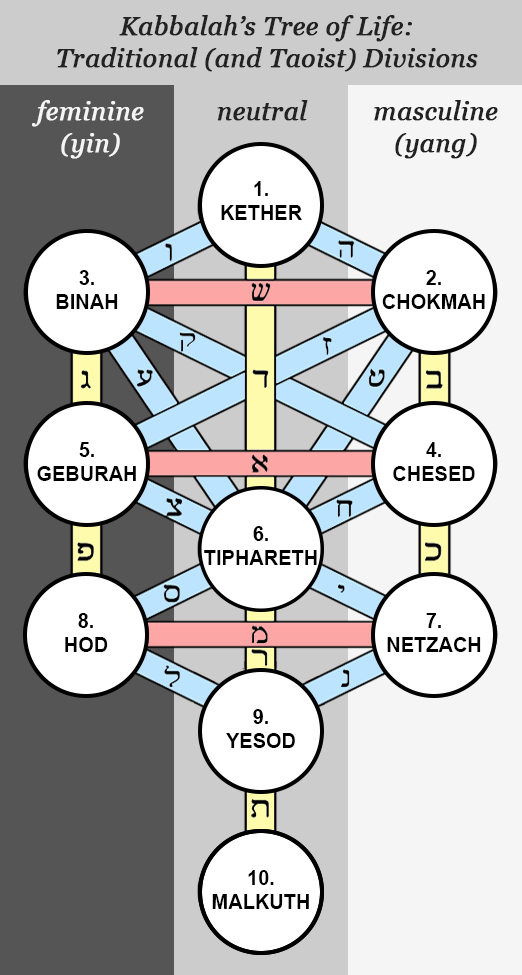
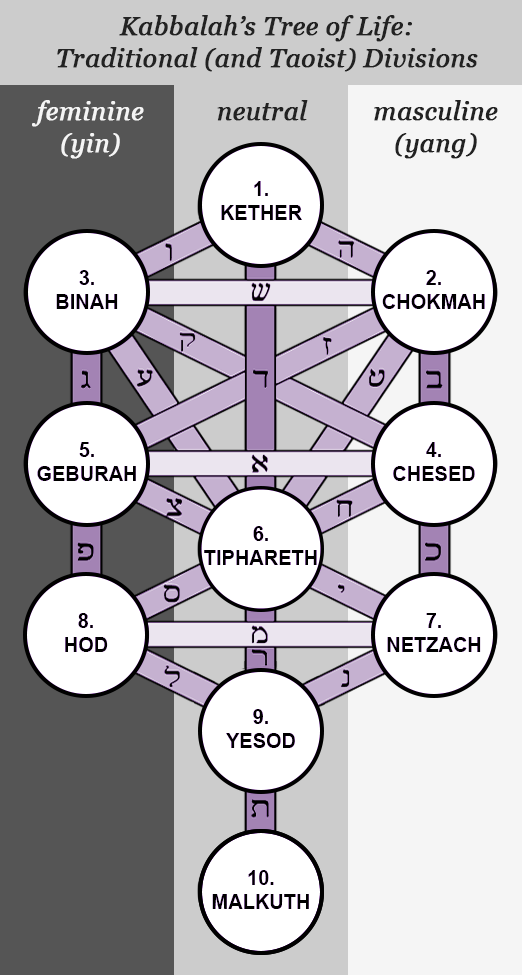
Before/after of a 522 x 975 layered artwork. What changed in the layer stack:
painted on "Layer 2" over bbox(27, 146, 493, 951)
